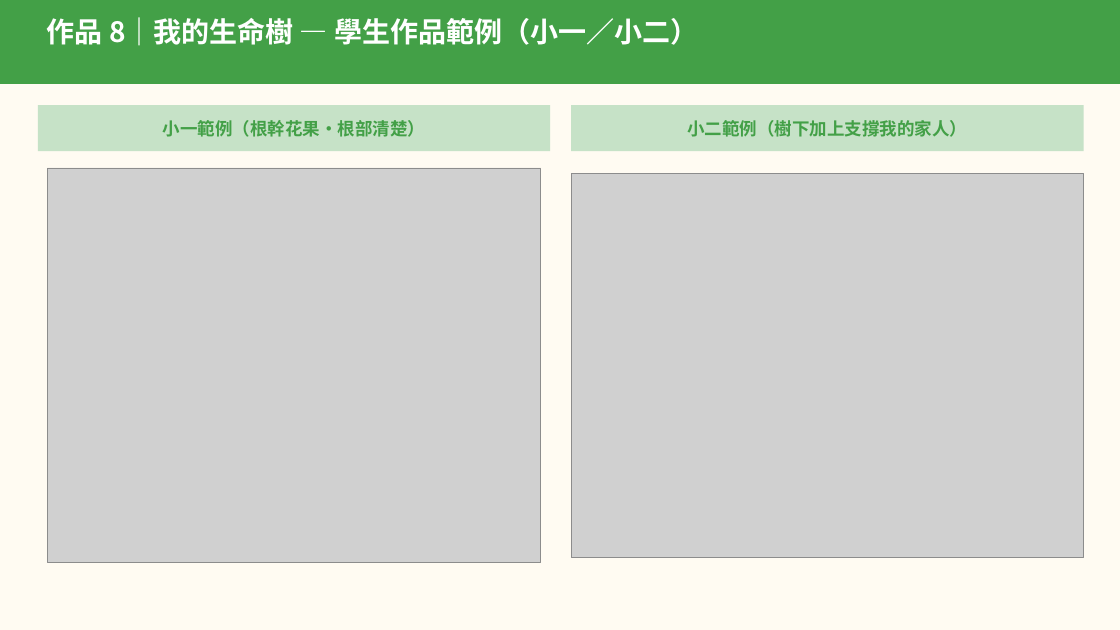
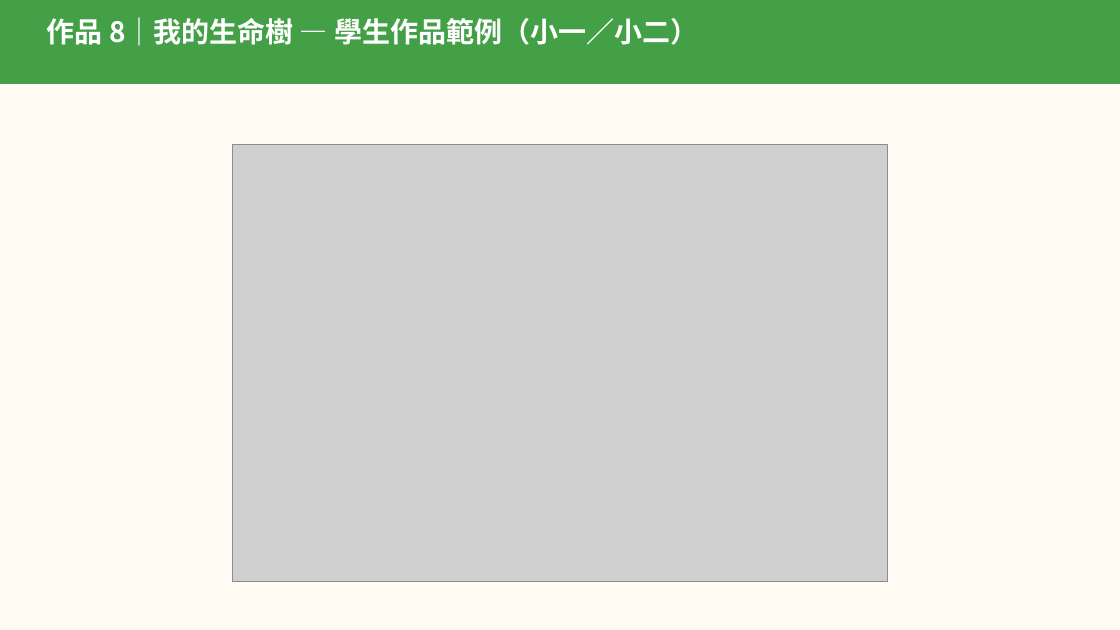
Before and after one commit to serina168/mandala-beginner, a slide deck: slide 37 of 2026兒童才藝講師培訓_上課簡報.pptx. Drawn at 1120x630 pixels with LibreOffice and Linux fonts; fonts in the diff are those of the drawing; grey boxes stand for pictures. Boxes give left, top, right and bottom in pixels: in the first picture for what was removed or moved away, otherwise in the second. Text is boxed around its words. In the diff, an @@ line names an element or a change of style, - is before the commit and + after.

```diff
--- a/2026兒童才藝講師培訓_上課簡報.pptx
+++ b/2026兒童才藝講師培訓_上課簡報.pptx
@@ rectangle removed at [38, 105, 550, 151] @@
@@ rectangle removed at [571, 105, 1084, 151] @@
@@ text removed at [163, 120, 425, 137] @@
-小一範例（根幹花果・根部清楚）
@@ picture added at [233, 145, 888, 581] @@
@@ text removed at [687, 120, 967, 137] @@
-小二範例（樹下加上支撐我的家人）
@@ picture removed at [47, 168, 541, 563] @@
@@ picture removed at [571, 173, 1084, 558] @@
```
Also in this commit, not shown: 8 other slides changed, 12 other files.
